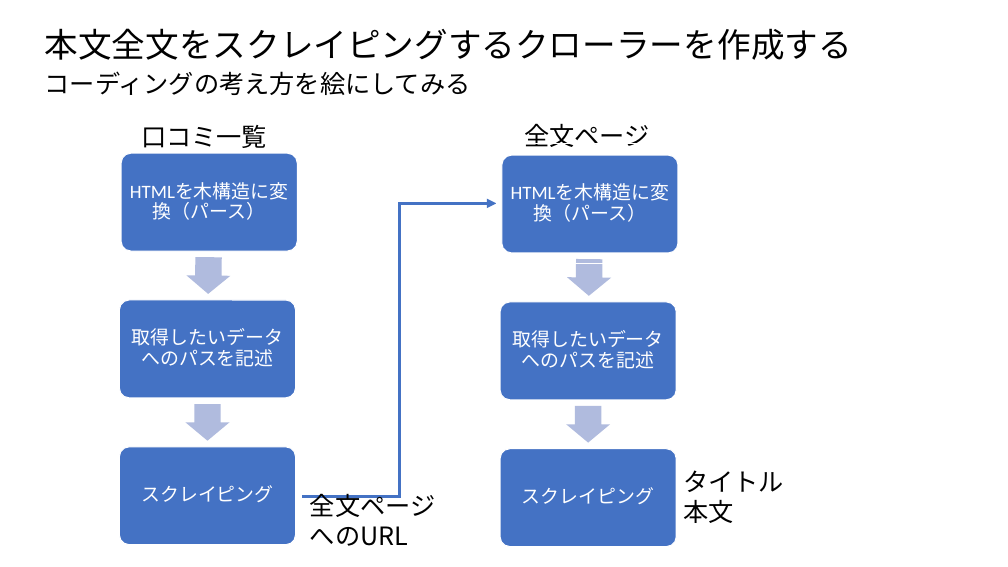
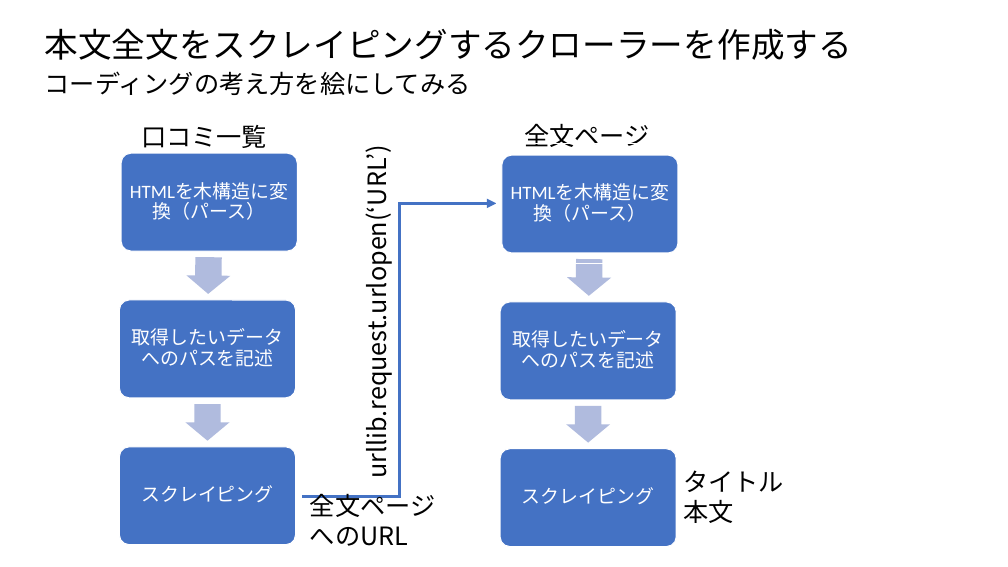
Before and after one commit to ueharaLab/bigdata4_scraper, a slide deck: slide 39 of bigdata4 scraper.pptx (slide 35 before the commit). Drawn at 1008x567 pixels with LibreOffice and Linux fonts; fonts in the diff are those of the drawing. Boxes give left, top, right and bottom in pixels: in the first picture for what was removed or moved away, otherwise in the second. Text is boxed around its words. In the diff, an @@ line names an element or a change of style, - is before the commit and + after.

```diff
--- a/bigdata4 scraper.pptx
+++ b/bigdata4 scraper.pptx
@@ text added at (x1=357, y1=178, x2=394, y2=468), 24 pt, text #000000 @@
+urllib.request.urlopen(‘URL’)
```
Also in this commit, not shown: 7 other slides changed, 4 slides added, 3 other files.
